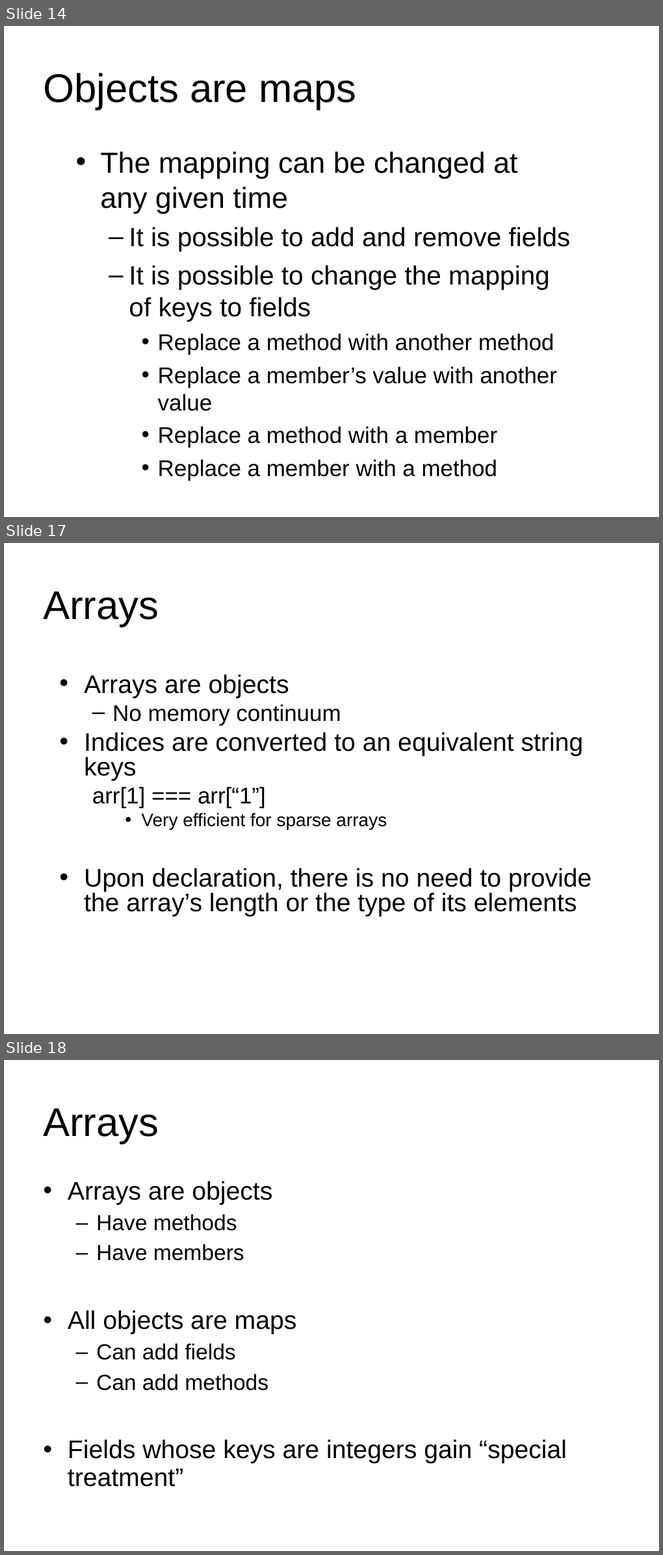
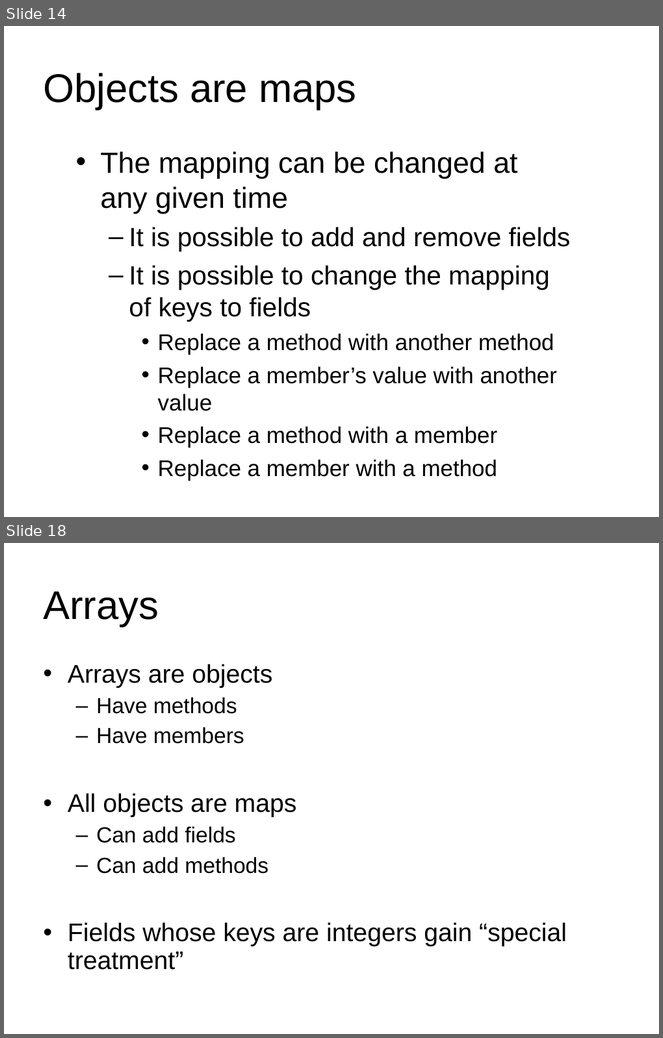
Before and after one commit to yoavrubin/talks, a slide deck: reversim/FP JS - reversim.ppt. Shown one above the other, each under a label of ours: slides 14, 17 and 18 before the commit, slides 14 and 18 after it; the slides between them are not shown. The pictures are 663x1555 and 663x1038 pixels, drawn with LibreOffice and Linux fonts; fonts in the diff are those of the drawing. Boxes give left, top, right and bottom in pixels: in the first picture for what was removed or moved away, otherwise in the second. Text is boxed around its words. In the diff, an @@ line names an element or a change of style, - is before the commit and + after.

```diff
--- a/reversim/FP JS - reversim.ppt
+++ b/reversim/FP JS - reversim.ppt
@@ slide 17 removed at bbox=[4, 543, 659, 1034], background #FFFFFF @@
@@ title removed at bbox=[43, 591, 159, 627] @@
-Arrays
@@ text removed at bbox=[84, 674, 592, 917] @@
-• Arrays are objects
-  – No memory continuum
-• Indices are converted to an equivalent string keys
-  arr[1] === arr[“1”]
-    • Very efficient for sparse arrays
-• Upon declaration, there is no need to provide the array’s length or the type of its elements
```
Also in this commit, not shown: 7 slides added, 2 other slides removed, 2 other files.
